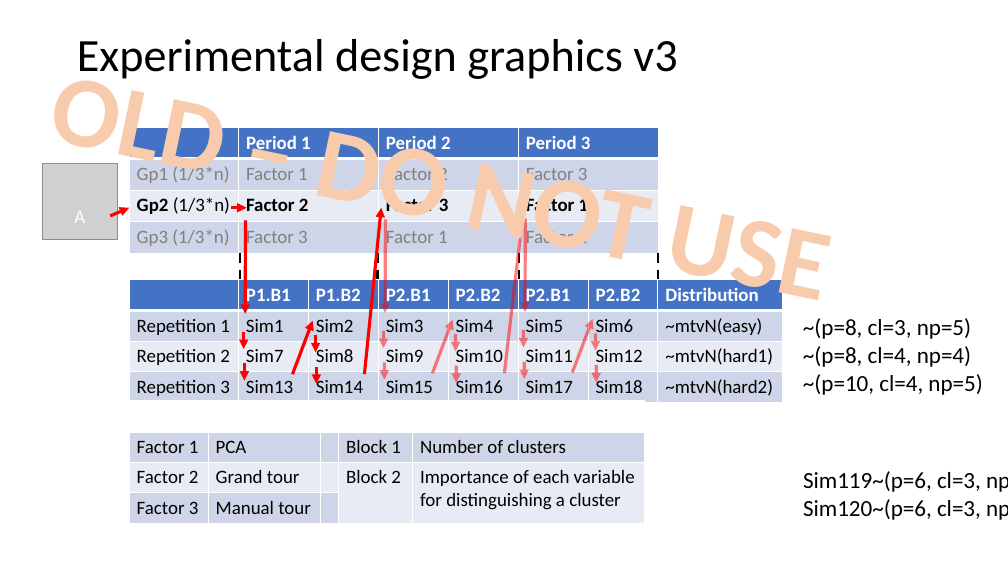
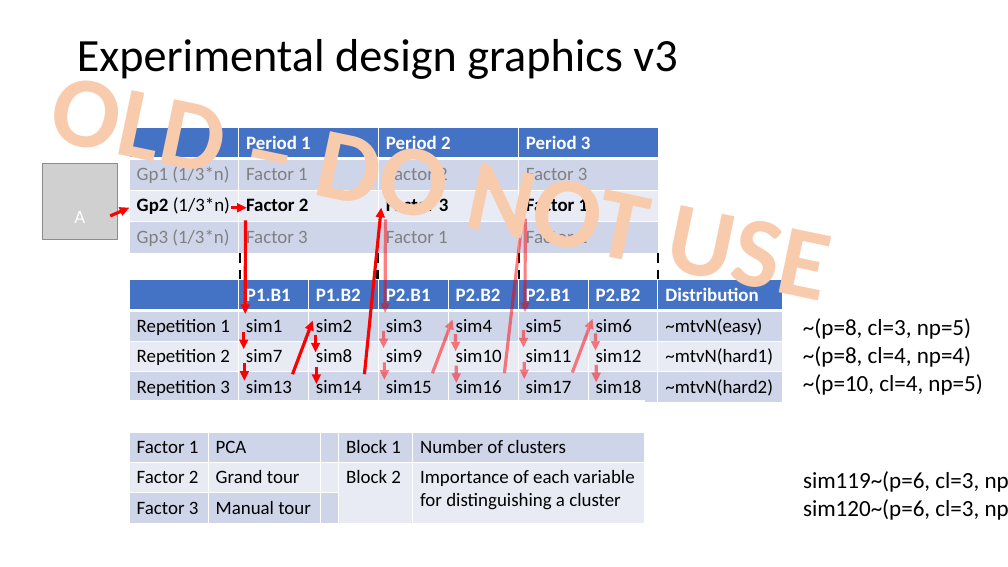
Before and after one commit to nspyrison/spinifex_study, a slide deck: slide 4 of paper/figures/Experimental design graphics.pptx (slide 3 before the commit). Drawn at 1008x567 pixels with LibreOffice and Linux fonts; fonts in the diff are those of the drawing; grey boxes stand for pictures. Boxes give left, top, right and bottom in pixels: in the first picture for what was removed or moved away, otherwise in the second. Text is boxed around its words. In the diff, an @@ line names an element or a change of style, - is before the commit and + after.

Commit message:
for loop for saving sims, append exp design

```diff
--- a/paper/figures/Experimental design graphics.pptx
+++ b/paper/figures/Experimental design graphics.pptx
@@ table at (x1=129, y1=280, x2=785, y2=401) @@
-row 2: Repetition 1 | Sim1 | Sim2 | Sim3 | Sim4 | Sim5 | Sim6 | ~mtvN(easy)
+row 2: Repetition 1 | sim1 | sim2 | sim3 | sim4 | sim5 | sim6 | ~mtvN(easy)
-row 3: Repetition 2 | Sim7 | Sim8 | Sim9 | Sim10 | Sim11 | Sim12 | ~mtvΝ(hard1)
+row 3: Repetition 2 | sim7 | sim8 | sim9 | sim10 | sim11 | sim12 | ~mtvΝ(hard1)
-row 4: Repetition 3 | Sim13 | Sim14 | Sim15 | Sim16 | Sim17 | Sim18 | ~mtvN(hard2)
+row 4: Repetition 3 | sim13 | sim14 | sim15 | sim16 | sim17 | sim18 | ~mtvN(hard2)
@@ text at (x1=803, y1=471, x2=1008, y2=520): text changed @@
-Sim119~(p=6, cl=3, np=2)
-Sim120~(p=6, cl=3, np=2)
+sim119~(p=6, cl=3, np=2)
+sim120~(p=6, cl=3, np=2)
```
Also in this commit, not shown: 5 other slides changed, 1 slide added, 15 other files.
